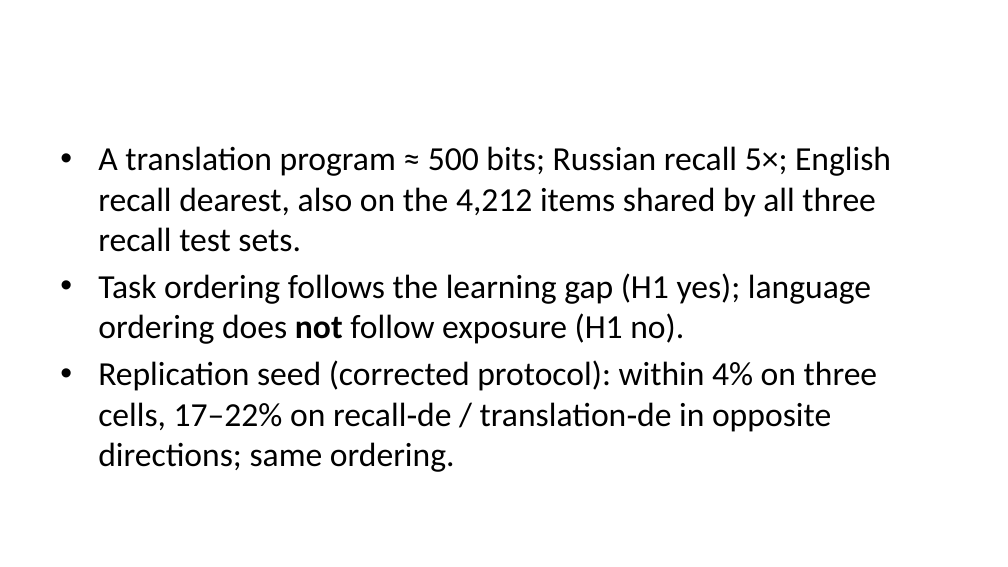
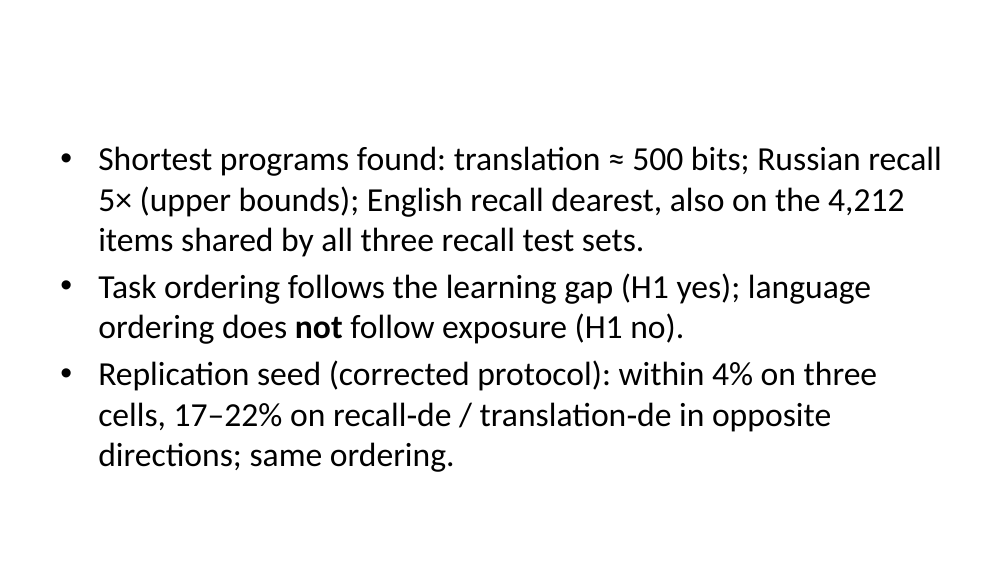
Before and after one commit to sirotenkogeorgii/prefix-programs, a slide deck: slide 7 of slides/slides.pptx. Drawn at 1008x567 pixels with LibreOffice and Linux fonts; fonts in the diff are those of the drawing. Boxes give left, top, right and bottom in pixels: in the first picture for what was removed or moved away, otherwise in the second. Text is boxed around its words. In the diff, an @@ line names an element or a change of style, - is before the commit and + after.

```diff
--- a/slides/slides.pptx
+++ b/slides/slides.pptx
@@ text at [98,146,941,257]: text changed @@
-• A translation program ≈ 500 bits; Russian recall 5×; English recall dearest, also on the 4,212 items shared by all three recall test sets.
+• Shortest programs found: translation ≈ 500 bits; Russian recall 5× (upper bounds); English recall dearest, also on the 4,212 items shared by all three recall test sets.
```
Also in this commit, not shown: 3 other slides changed, 6 other files.
